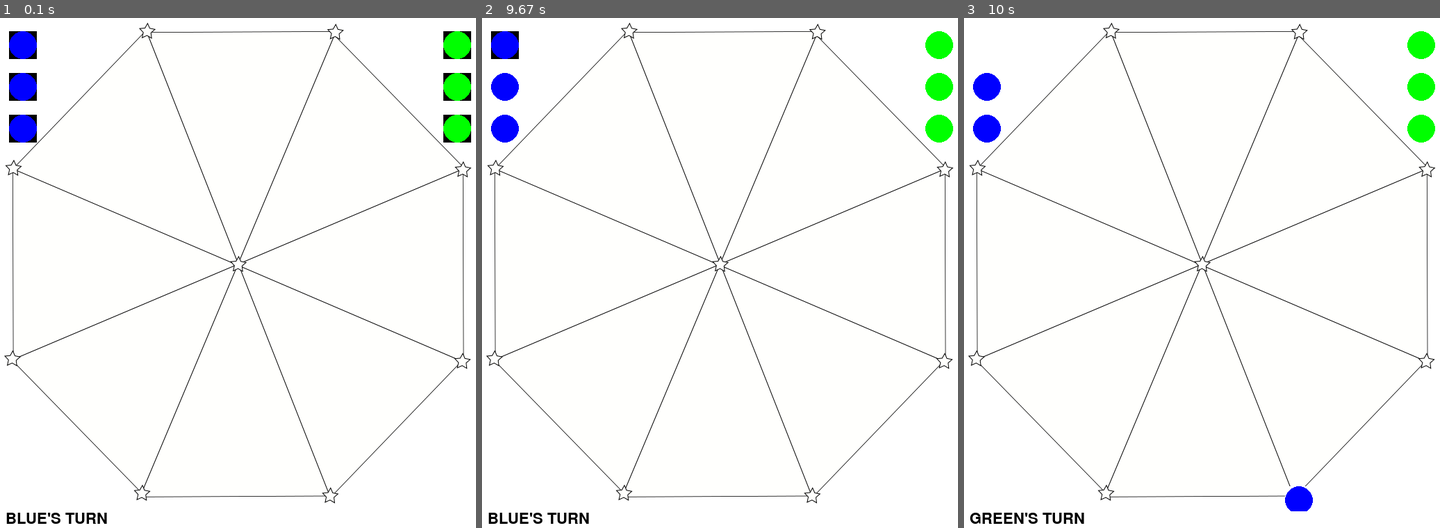
Above: before the commit, frames 1-3 (left to right).
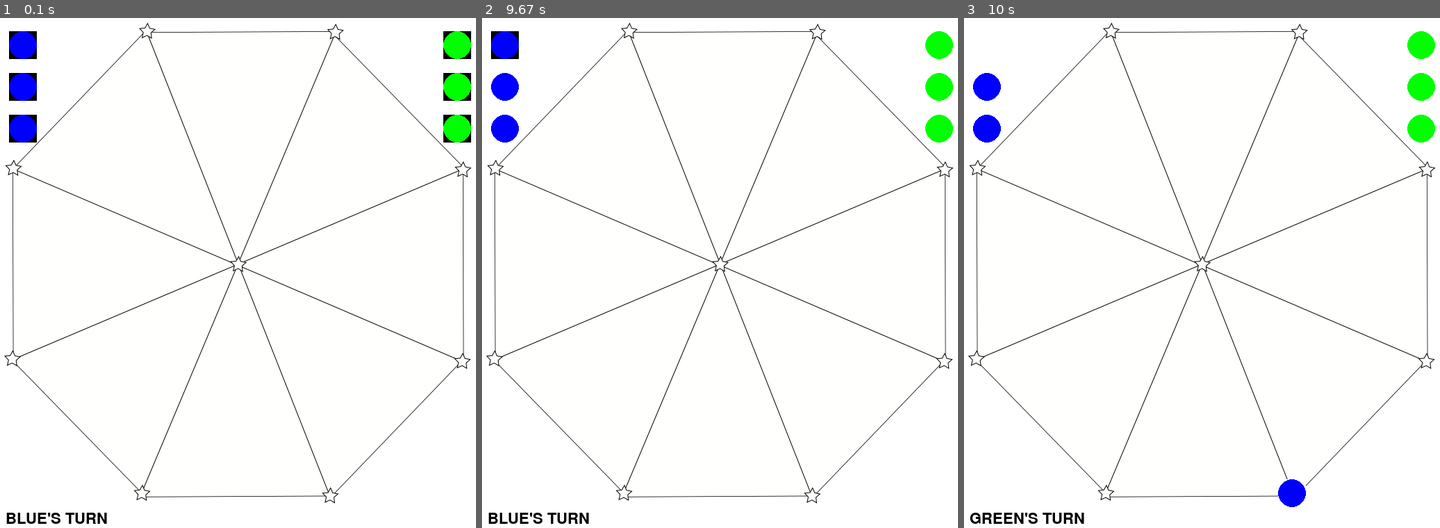
Above: after the commit, the same moments.

Repository: sydneyweidman/pygametest
Game: pygame game, started from game.py
The game is run twice, just before and just after one commit, with the same random seed, the same clock (stepped at 60 frames per second) and the same inputs. The source is Python 2; it was converted automatically to run under Python 3.
Inputs (mouse positions are in pixels of both pictures, inside the frame that each line leads up to):
- Up to frame 1 (0.1 s): no input
- Up to frame 2 (9.67 s): click (720, 293) at 0.43 s
- Up to frame 3 (10 s): click (1287, 482) at 9.8 s

Frames 1-2 are identical in both runs. In frame 3, 0.2% of the frame differs, in the area x 65-74%, y 90-97%.

Commit message:
Fixed a problem with Token positioning.

Diff:
--- a/game.py
+++ b/game.py
@@ -26,7 +26,7 @@
 
 TOKEN_SIZE = 40
 TOKEN_COUNT = 3
-SLOT_SIZE = 20
+SLOT_SIZE = 10
 FONT_SIZE = 32
 
 NUMKEYS = [K_0, K_1, K_2, K_3, K_4, K_5, K_6, K_7, K_8]
@@ -106,7 +106,7 @@
     def move(self, to_slot):
         """Move the peg to a new position.
         """
-        self.pos = (to_slot.centerx, to_slot.centery)
+        self.pos = (to_slot.left, to_slot.top)
         self.slot = to_slot
         self.slot.token = self
 
